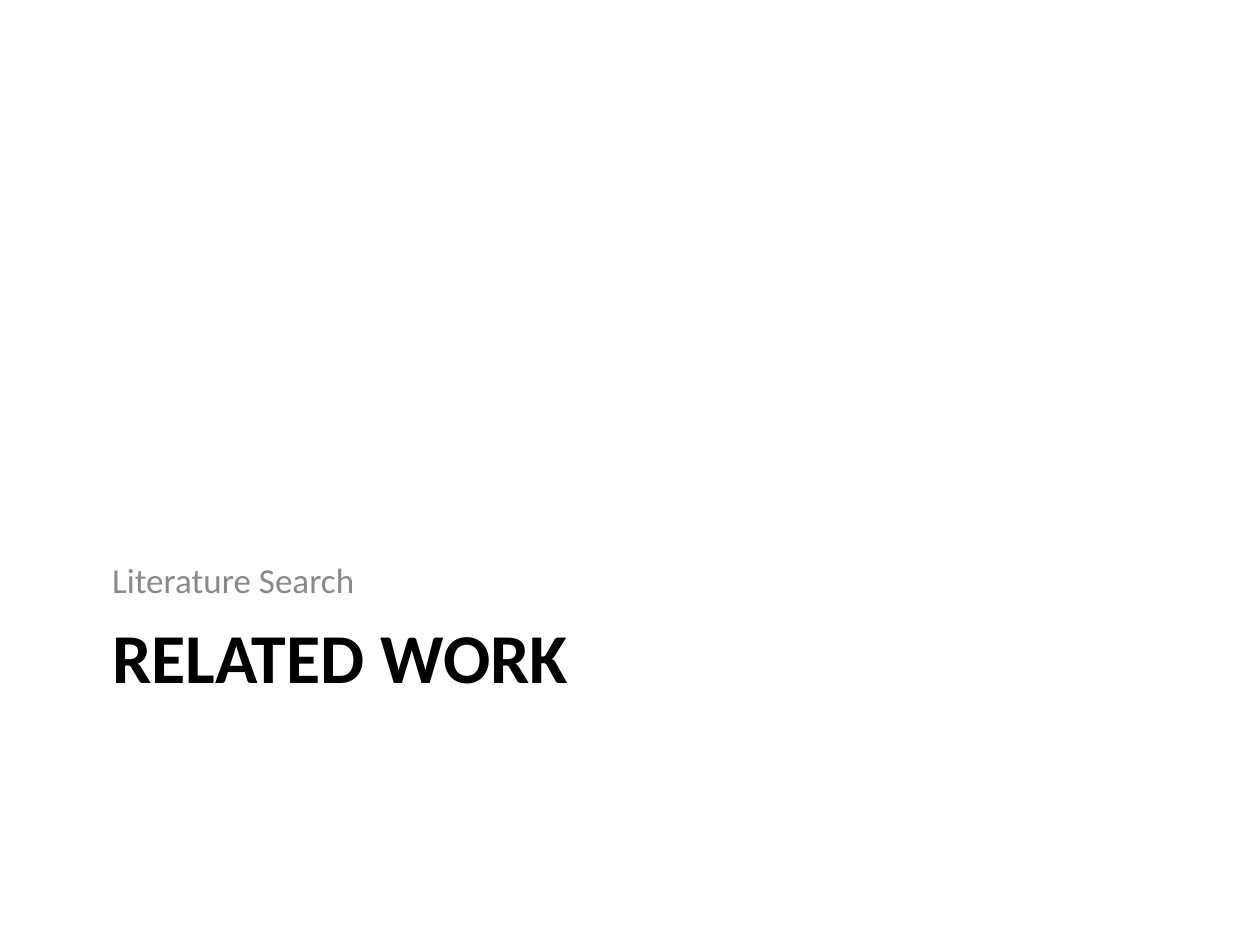
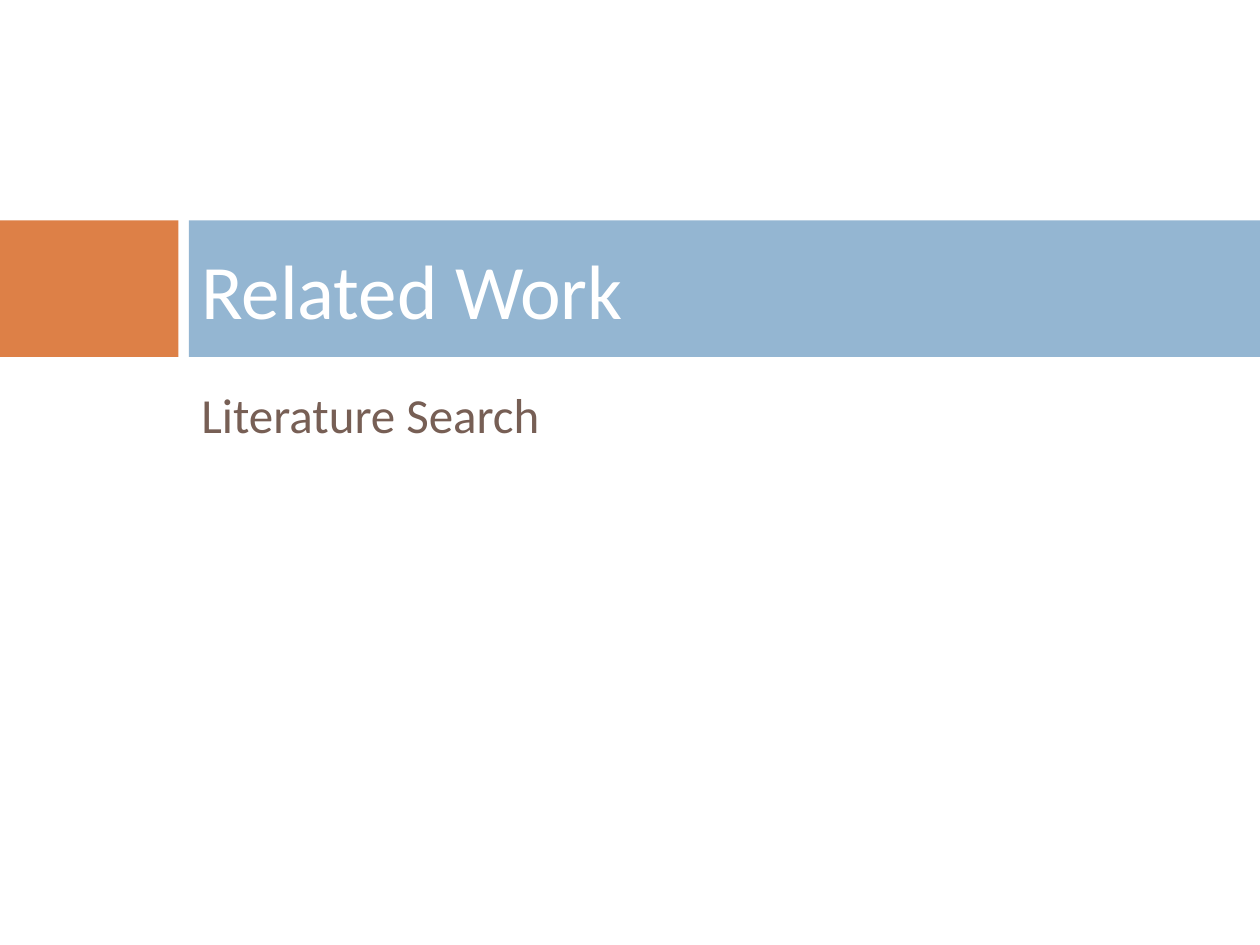
Before and after one commit to mazzas/School, a slide deck: slide 11 of SE4960/Journal Club/Minimum Latency Data Diffusion in Intermittently Connected Mobile.ppt. Drawn at 1260x945 pixels with LibreOffice and Linux fonts; fonts in the diff are those of the drawing; background and template pictures are left out. Boxes give left, top, right and bottom in pixels: in the first picture for what was removed or moved away, otherwise in the second. Text is boxed around its words. In the diff, an @@ line names an element or a change of style, - is before the commit and + after.

```diff
--- a/SE4960/Journal Club/Minimum Latency Data Diffusion in Intermittently Connected Mobile.ppt
+++ b/SE4960/Journal Club/Minimum Latency Data Diffusion in Intermittently Connected Mobile.ppt
@@ rectangle added at bbox=[0, 220, 179, 357], fill #DD8047 @@
@@ title "Related Work" at bbox=[201, 265, 623, 320]: vertical alignment top to middle @@
@@ rectangle added at bbox=[189, 220, 1260, 357], fill #94B6D2 @@
@@ title at bbox=[201, 265, 623, 320]: text changed; size 40 to 44 pt; text colour #000000 to #FFFFFF; bold off @@
-RELATED WORK
+Related Work
@@ text "Literature Search": place and size @@
-text "Literature Search" at bbox=[112, 569, 354, 593]
+text "Literature Search" at bbox=[201, 399, 539, 434]
@@ text "Literature Search" at bbox=[201, 399, 539, 434]: size 20 to 28 pt, text colour #898989 to #775F55; more space between paragraphs; vertical alignment bottom to top @@
```
Also in this commit, not shown: 31 other slides changed, 5 slides added, 3 slides removed, 3 other files.
